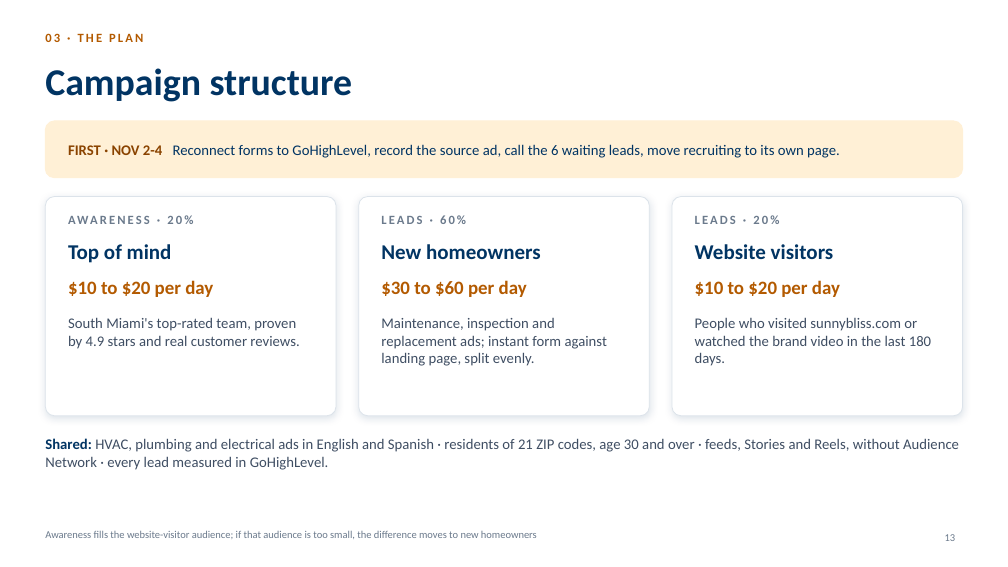
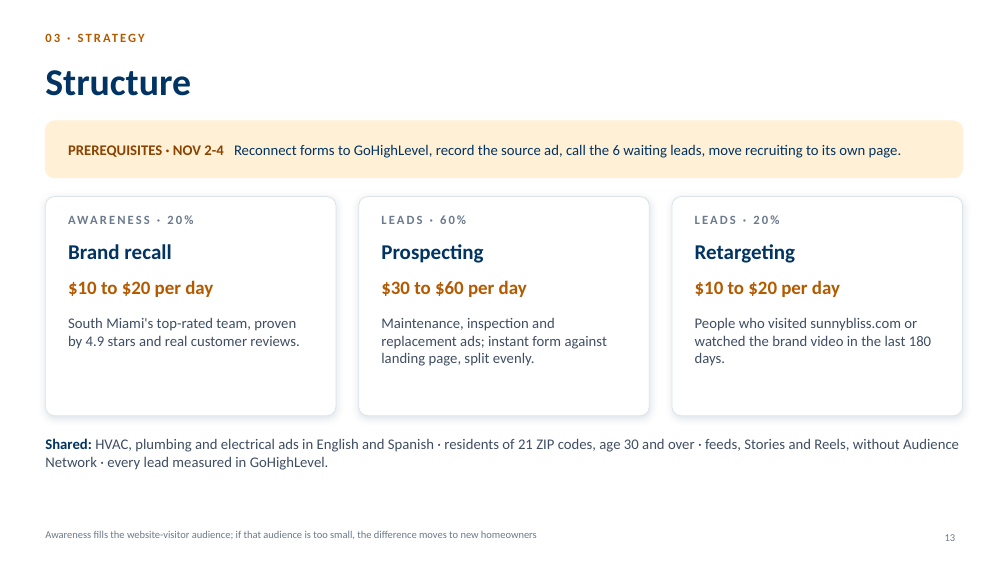
Before and after one commit to manlizard-sys/MetaADS2026, a slide deck: slide 13 of sunny_bliss/build/presentation/Sunny_Bliss_Meta_Plan_Nov-Dec_2026.pptx. Drawn at 1008x567 pixels with LibreOffice and Linux fonts; fonts in the diff are those of the drawing; background and template pictures are left out. Boxes give left, top, right and bottom in pixels: in the first picture for what was removed or moved away, otherwise in the second. Text is boxed around its words. In the diff, an @@ line names an element or a change of style, - is before the commit and + after.

```diff
--- a/sunny_bliss/build/presentation/Sunny_Bliss_Meta_Plan_Nov-Dec_2026.pptx
+++ b/sunny_bliss/build/presentation/Sunny_Bliss_Meta_Plan_Nov-Dec_2026.pptx
@@ text at [45, 33, 143, 42]: text changed @@
-03 · THE PLAN
+03 · STRATEGY
@@ text at [45, 70, 191, 96]: text changed @@
-Campaign structure
+Structure
@@ text at [68, 144, 902, 158]: text changed @@
-FIRST · NOV 2-4 Reconnect forms to GoHighLevel, record the source ad, call the 6 waiting leads, move recruiting to its own page.
+PREREQUISITES · NOV 2-4 Reconnect forms to GoHighLevel, record the source ad, call the 6 waiting leads, move recruiting to its own page.
@@ text at [68, 244, 171, 259]: text changed @@
-Top of mind
+Brand recall
@@ text at [381, 244, 483, 263]: text changed @@
-New homeowners
+Prospecting
@@ text at [695, 244, 795, 263]: text changed @@
-Website visitors
+Retargeting
```
Also in this commit, not shown: 15 other slides changed, 1 other file.
